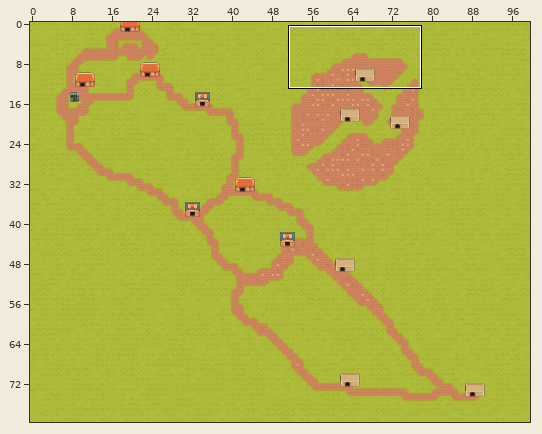
An edit to a level. Tiled map (JSON), assets/maps/first.tmj. The picture above shows the old version from afar; the outline marks the close-up.
Close-up. Earlier state:
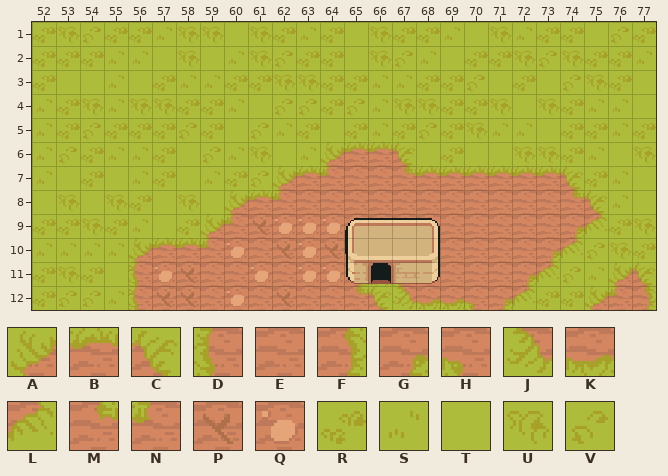
Cells are 16x16 px. Shown: x 52..77, y 1..12. The commit also changed other parts of the map, which this record leaves out.
Key: from "TilesetFloor": A 154, B 155, C 156, D 176, E 177, F 178, G 181, H 182, J 198, K 199, L 200, M 203, N 204, P 242, Q 243, R 244, S 245, T 264, U 265, V 266.
_ is an empty cell.
Layer "tiles" before, first column x 52:
 1 RUVRRSUUTURSRTURRSTUSRRTVR
 2 RRRSSTUTSUVRRTUVSTRRUVURRS
 3 RTTSTRSSRRUURRSSRRVTRTVURT
 4 SRUSUURRSTVVRVSUURRUTURSST
 5 SRVRRRVRTVSRTRSRVRUSSTRRSR
 6 SVRSSRTVSUTSABBCTRTTUURSTU
 7 STRTSRTSRVABNEEMBBBBBBCRST
 8 TUTURTUTABNEEEEEEEEEEEMCST
 9 RRURSTRANPQQQEEEEEEEEEGLRU
10 SSSSABBNQEPQPEEEEEEEEGLVUR
11 RURTDQPEEQEQQGKHEEEEGLVSAC
12 RVVSDPPEQEPEEMCJKKHGLRRANF
After the commit:
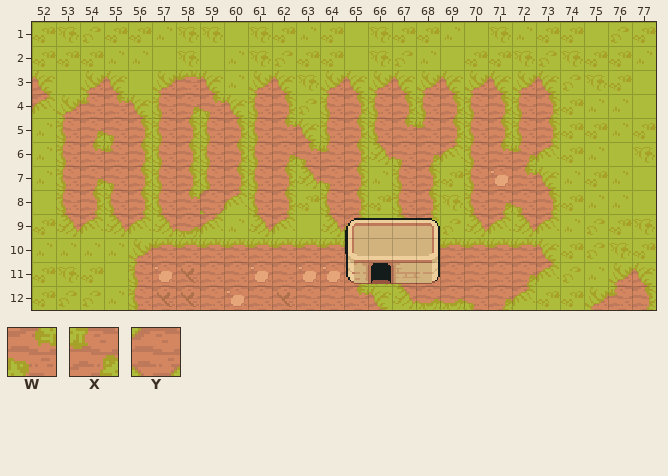
Further tiles: from "TilesetFloor": W 163, X 185, Y 229.
Changes in this commit:
Changed rows in their new state; . is an unchanged cell.
Layer "tiles":
first column x 52:
 3 C.AC.ABCSAC.ACACACACAC..
 4 LANMCDGWCDF.DFDFDFDFDF..
 5 .DGHFDFDFDMCDFDMNFDFDF..
 6 .DMNFDFDFDGWNFJHGLDMXL..
 7 .DGHFDFDFDFJHFSDFRDQMCS.
 8 .DFDFDMYLDFRDFRDFUDGHFRS
 9 .JLJLJKLSJLTJLVJLVJLJLSV
10 .......BBBBBBB...BBBBCR.
Changed places in both close-ups, as pixel boxes (x1, y1, x2, y2):
changed: (32, 70, 607, 262)
